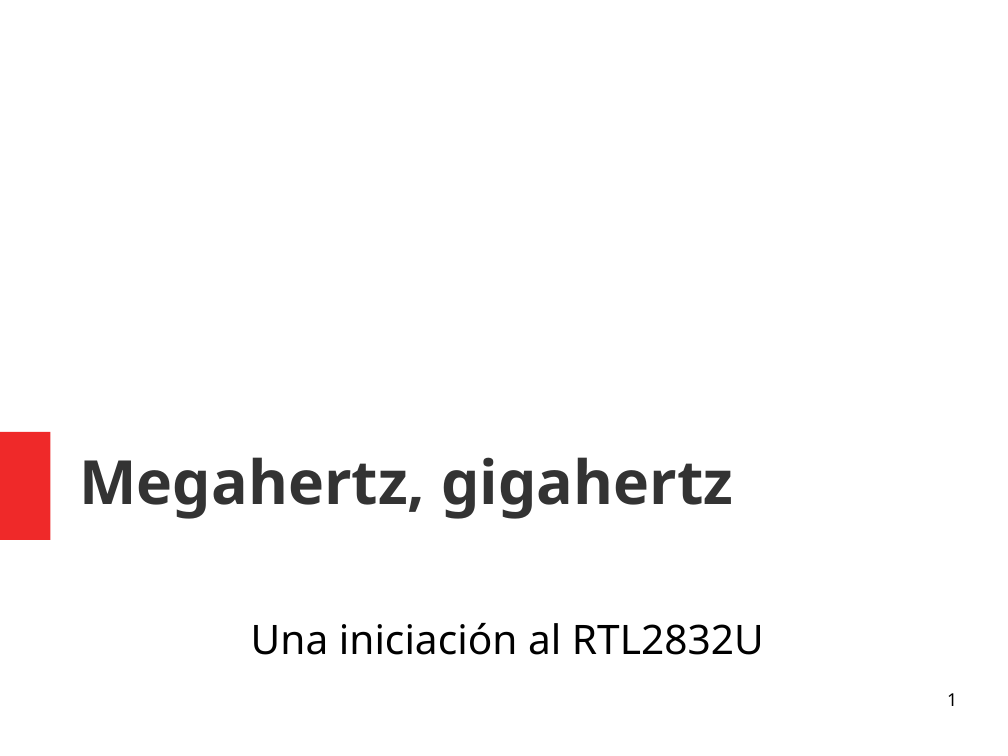
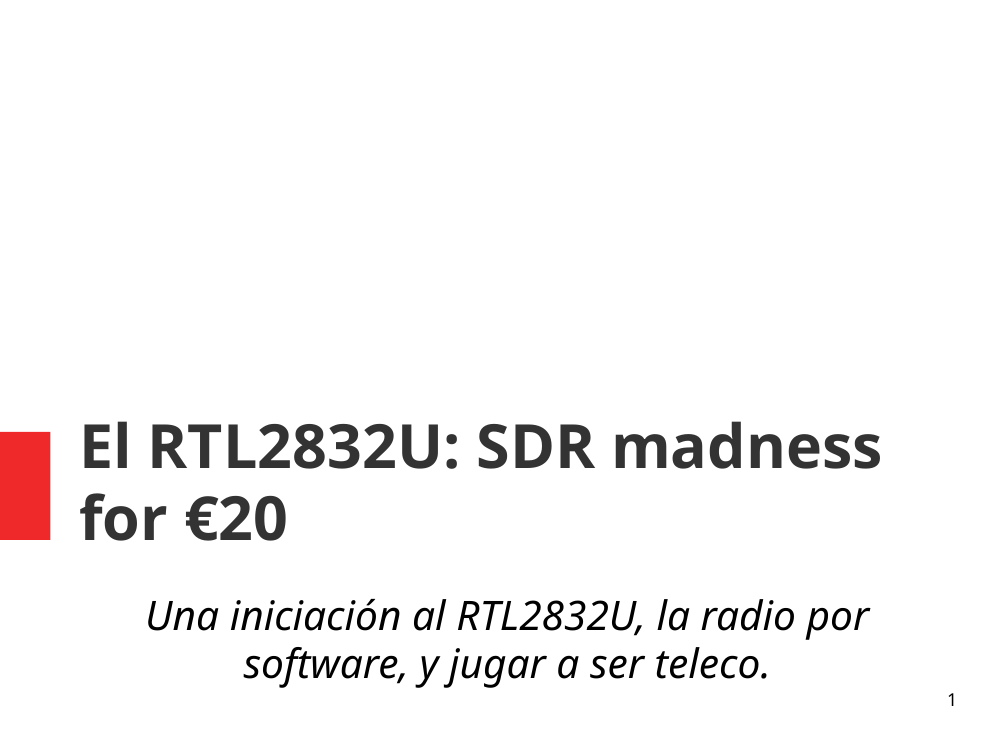
Before and after one commit to north-hackerspace/taller-sdr, a slide deck: slide 1 of sdr.ppt. Drawn at 1008x756 pixels with LibreOffice and Linux fonts; fonts in the diff are those of the drawing. Boxes give left, top, right and bottom in pixels: in the first picture for what was removed or moved away, otherwise in the second. Text is boxed around its words. In the diff, an @@ line names an element or a change of style, - is before the commit and + after.

```diff
--- a/sdr.ppt
+++ b/sdr.ppt
@@ title at [79,421,883,541]: text changed @@
-Megahertz, gigahertz
+El RTL2832U: SDR madness for €20
@@ subtitle at [145,599,870,688]: text changed; italic on @@
-Una iniciación al RTL2832U
+Una iniciación al RTL2832U, la radio por software, y jugar a ser teleco.
```
Also in this commit, not shown: 4 other slides changed, 2 slides added, 1 other file.
